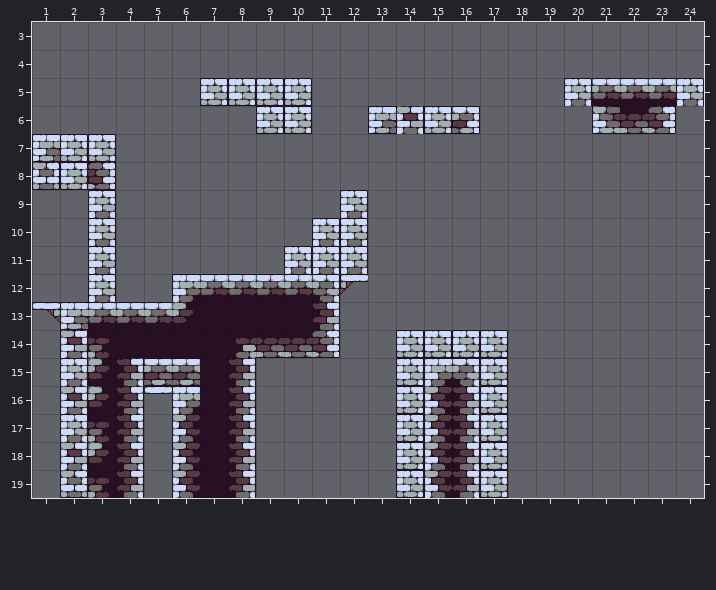
Tiled map, stored at assets/maps/levels/0.tmx. This is how it looked before the edit.
Cells are 32x32 px. Shown: x 1..24, y 3..19.
And afterwards:
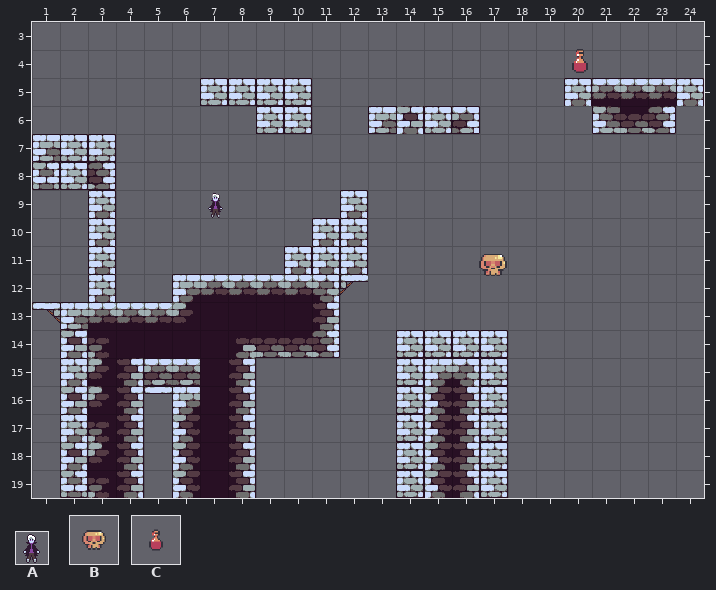
Key: from "creatures1": A 24; from "items": B 2, C 4.
Objects are placed by their top-left corner, in cells (3,4 is the top-left corner of cell 3,4); size is 1x1 cell unless given.
Change:
Layer "Objects" (now shown):
added: C "bottle" at 19.6,3.4 size 2x2
added: A "player" at 7.1,9
added: B "skull" at 16.5,10.7 size 2x2
Changed places in both pictures, as pixel boxes (x1, y1, x2, y2):
added: (572, 49, 588, 73)
added: (208, 193, 223, 218)
added: (479, 254, 507, 276)
